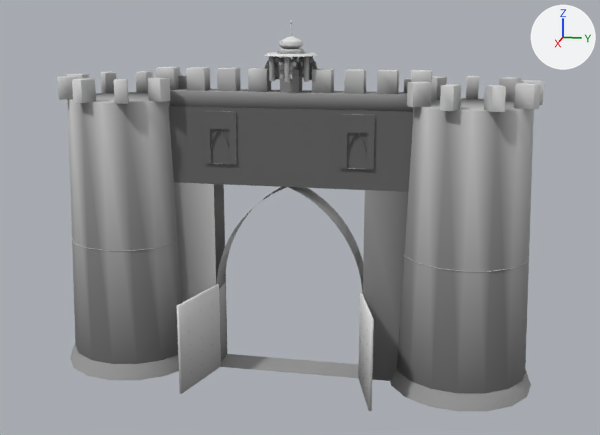
The glTF model assets/models/jodhpur/structures/fort_gate_fateh.glb: old version first, new version second.
One viewpoint serves both versions: a 50 mm lens placed at (36.6, 7.8, 16.7), pointed at (0.1, 0.5, 7.6). Every picture has the same lights, and +X, +Y and +Z are marked at upper right. The older version comes first. Vertices at exactly the same position are counted once.

Names of what the first picture shows: 'GateFateh_Doors', 'GateFateh_Stone'.
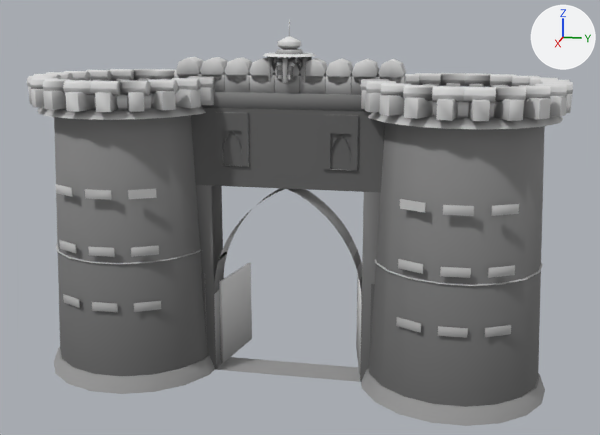
Boxes [x1, y1, x2, y2] around the edits, measured in the pictures (600 x 435 px; the box of a moved part takes in the faces that stretch with it):
'GateFateh_Stone', reshaped (12% wider)
    before: [57, 20, 544, 411]
    after: [27, 20, 573, 426]
'GateFateh_Doors', reshaped (27% narrower, 12% shorter)
    before: [177, 284, 374, 411]
    after: [219, 263, 362, 374]
part 1 of me_gatefateh_doors, moved or reshaped
    before: [177, 284, 221, 394]
    after: [219, 263, 252, 363]
part 2 of me_gatefateh_doors, moved or reshaped
    before: [358, 294, 374, 411]
    after: [356, 276, 362, 374]
part 3 of me_gatefateh_stone, moved or reshaped
    before: [203, 111, 237, 165]
    after: [215, 112, 249, 167]
part 4 of me_gatefateh_stone, moved or reshaped
    before: [340, 114, 375, 170]
    after: [323, 115, 358, 170]
part 5 of me_gatefateh_stone, moved or reshaped
    before: [288, 70, 295, 75]
    after: [291, 58, 297, 63]
part 6 of me_gatefateh_stone, moved or reshaped
    before: [289, 65, 295, 70]
    after: [289, 60, 296, 64]
part 7 of me_gatefateh_stone, moved or reshaped
    before: [288, 74, 295, 78]
    after: [288, 62, 295, 67]
part 8 of me_gatefateh_stone, rebuilt (21% narrower)
    before: [169, 106, 414, 381]
    after: [191, 108, 385, 382]
part 9 of me_gatefateh_stone, rebuilt (30% wider, 32% taller)
    before: [390, 368, 531, 411]
    after: [361, 369, 545, 426]
part 10 of me_gatefateh_stone, rebuilt (28% wider)
    before: [397, 98, 534, 393]
    after: [369, 123, 545, 407]
part 11 of me_gatefateh_stone, rebuilt
    before: [70, 345, 179, 380]
    after: [54, 347, 223, 394]
part 12 of me_gatefateh_stone, rebuilt (35% wider)
    before: [68, 92, 182, 364]
    after: [54, 115, 208, 376]
part 13 of me_gatefateh_stone, rebuilt (mostly hidden)
    before: [72, 238, 178, 251]
    after: [56, 244, 201, 264]
part 14 of me_gatefateh_stone, rebuilt
    before: [404, 255, 530, 272]
    after: [375, 260, 543, 286]
part 15 of me_gatefateh_stone, deleted
    before: [57, 20, 544, 112]
part 16 of me_gatefateh_stone, built on
    before: [67, 36, 414, 112]
    after: [27, 20, 573, 129]
part 17 of me_gatefateh_stone, added
    after: [55, 184, 207, 347]
part 18 of me_gatefateh_stone, added
    after: [370, 199, 519, 346]

What changed in the scene script:
```text
Change me_gatefateh_doors:
    remove me_gatefateh_doors.from_pydata(...)  # 748 vertices, 1368 faces; spans x 0.37..3.66, y -4.36..4.36, z 0.0..4.21
    add me_gatefateh_doors.from_pydata(...)  # 688 vertices, 1248 faces; spans x -3.33..0.01, y -3.49..3.49, z 0.0..4.21
    me_gatefateh_doors part 1: the loose piece of 24 vertices spanning x 0.37..3.66, y -4.36..-3.36, z 0.0..4.21 is turned -175 degrees about the z axis through its middle, then moved by (-3.68, 0.73, 0.0)
    me_gatefateh_doors part 2: the loose piece of 24 vertices spanning x 0.37..3.66, y 3.36..4.36, z 0.0..4.21 is turned 175 degrees about the z axis through its middle, then moved by (-3.68, -0.73, 0.0)
    other edits to the shape of me_gatefateh_doors do not show in these pictures
Change me_gatefateh_stone:
    remove me_gatefateh_stone.from_pydata(...)  # 2531 vertices, 4094 faces; spans x -3.7..2.9, y -11.3..11.3, z 0.0..16.5
    add me_gatefateh_stone.from_pydata(...)  # 6047 vertices, 10666 faces; spans x -4.4..4.4, y -12.0..12.0, z 0.0..16.5
    me_gatefateh_stone part 3: the loose piece of 56 vertices spanning x 0.3..0.5, y -3.9..-2.4, z 10.0..12.4 is moved by (0.4, 0.7, 0.0)
    me_gatefateh_stone part 4: the loose piece of 56 vertices spanning x 0.3..0.5, y 2.4..3.9, z 10.0..12.4 is moved by (0.4, -0.7, 0.0)
    me_gatefateh_stone part 5: the loose piece of 8 vertices spanning x 0.5..0.7, y 0.1..0.4, z 14.1..14.3 is scaled about its middle by (0.575, 0.891, 0.224), then moved by (0.1, 0.1, 0.5)
    me_gatefateh_stone part 6: the loose piece of 8 vertices spanning x 0.4..0.7, y 0.1..0.4, z 14.3..14.5 is moved by (0.2, 0.1, 0.3)
    me_gatefateh_stone part 7: the loose piece of 8 vertices spanning x 0.5..0.7, y 0.1..0.4, z 14.0..14.1 is moved by (0.3, 0.1, 0.5)
    me_gatefateh_stone part 8: the loose piece of 72 vertices spanning x -1.2..0.4, y -5.8..5.8, z 0.0..12.6 is rebuilt with 72 vertices and now spans x -0.8..0.8, y -4.6..4.6, z 0.0..12.6
    me_gatefateh_stone part 9: the loose piece of 64 vertices spanning x -3.7..2.9, y 4.7..11.3, z 0.0..0.7 is rebuilt with 72 vertices and now spans x -4.2..4.2, y 3.4..11.9, z 0.0..0.7
    me_gatefateh_stone part 10: the loose piece of 64 vertices spanning x -3.4..2.6, y 5.0..11.0, z 0.7..12.9 is rebuilt with 72 vertices and now spans x -3.8..3.8, y 3.8..11.5, z 0.7..12.4
    me_gatefateh_stone part 11: the loose piece of 64 vertices spanning x -3.7..2.9, y -11.3..-4.7, z 0.0..0.7 is rebuilt with 72 vertices and now spans x -4.2..4.2, y -11.9..-3.4, z 0.0..0.7
    me_gatefateh_stone part 12: the loose piece of 64 vertices spanning x -3.4..2.6, y -11.0..-5.0, z 0.7..12.9 is rebuilt with 72 vertices and now spans x -3.8..3.8, y -11.5..-3.8, z 0.7..12.4
    me_gatefateh_stone part 13: the loose piece of 48 vertices spanning x -3.2..2.5, y -10.8..-5.2, z 6.2..6.4 is rebuilt with 54 vertices and now spans x -3.7..3.7, y -11.4..-3.9, z 6.0..6.1
    me_gatefateh_stone part 14: the loose piece of 48 vertices spanning x -3.2..2.5, y 5.2..10.8, z 6.2..6.4 is rebuilt with 54 vertices and now spans x -3.7..3.7, y 3.9..11.4, z 6.0..6.1
    me_gatefateh_stone part 15: 49 loose pieces with 1044 vertices, spanning x -3.3..2.5, y -10.7..11.0, z 5.2..16.5, are deleted
    me_gatefateh_stone part 16: 8 vertices moved within x -1.0..0.1, y -0.4..0.4, z 14.5..15.7; 667 vertices removed from x -2.8..0.9, y -11.0..5.8, z 12.6..15.8; 4639 vertices added at x -4.4..4.4, y -12.0..12.0, z 12.4..16.5
    me_gatefateh_stone part 17: 272 vertices added at x 0.7..3.8, y -10.0..-3.9, z 0.3..9.3
    me_gatefateh_stone part 18: 272 vertices added at x 0.7..3.8, y 3.9..10.0, z 0.3..9.3
    other edits to the shape of me_gatefateh_stone do not show in these pictures
```
